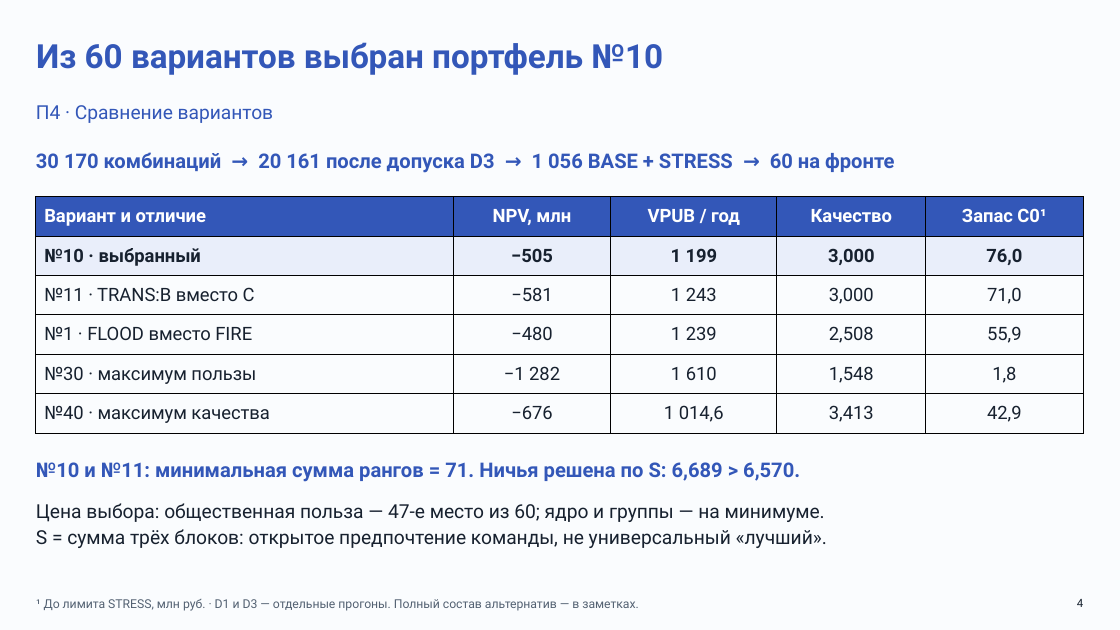
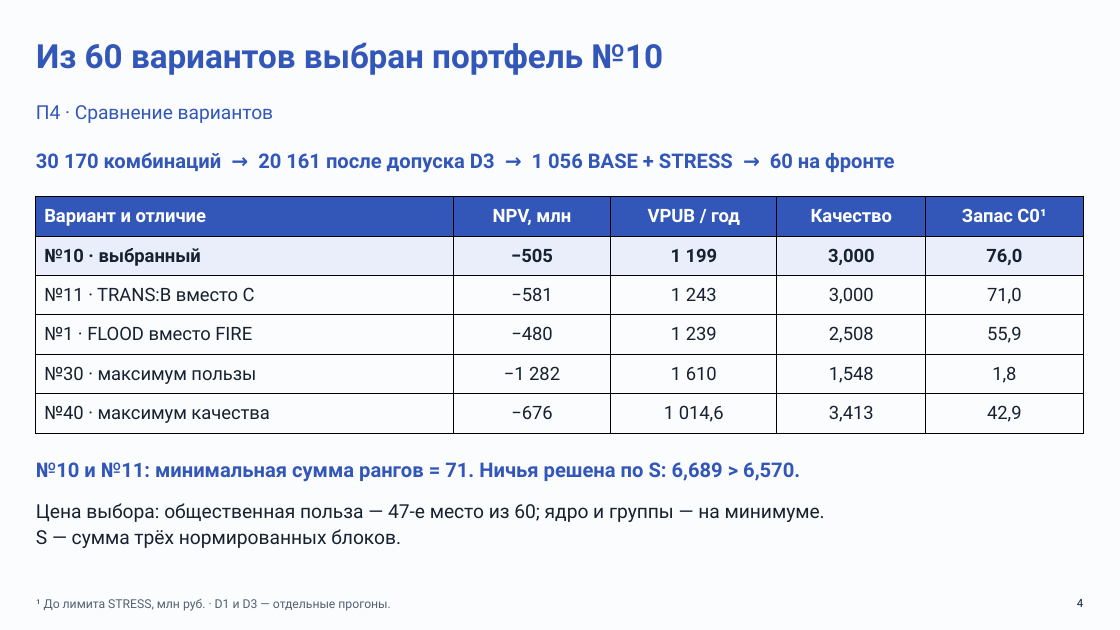
Before and after one commit to Mihail239239/Clodex_Cosmoton, a slide deck: slide 4 of presentation.pptx. Drawn at 1120x630 pixels with LibreOffice and Linux fonts; fonts in the diff are those of the drawing. Boxes give left, top, right and bottom in pixels: in the first picture for what was removed or moved away, otherwise in the second. Text is boxed around its words. In the diff, an @@ line names an element or a change of style, - is before the commit and + after.

```diff
--- a/presentation.pptx
+++ b/presentation.pptx
@@ text at box(36, 529, 401, 548): text changed @@
-S = сумма трёх блоков: открытое предпочтение команды, не универсальный «лучший».
+S — сумма трёх нормированных блоков.
@@ text at box(36, 599, 390, 611): text changed @@
-¹ До лимита STRESS, млн руб. · D1 и D3 — отдельные прогоны. Полный состав альтернатив — в заметках.
+¹ До лимита STRESS, млн руб. · D1 и D3 — отдельные прогоны.
```
Also in this commit, not shown: 11 other slides changed, 1 other file.
